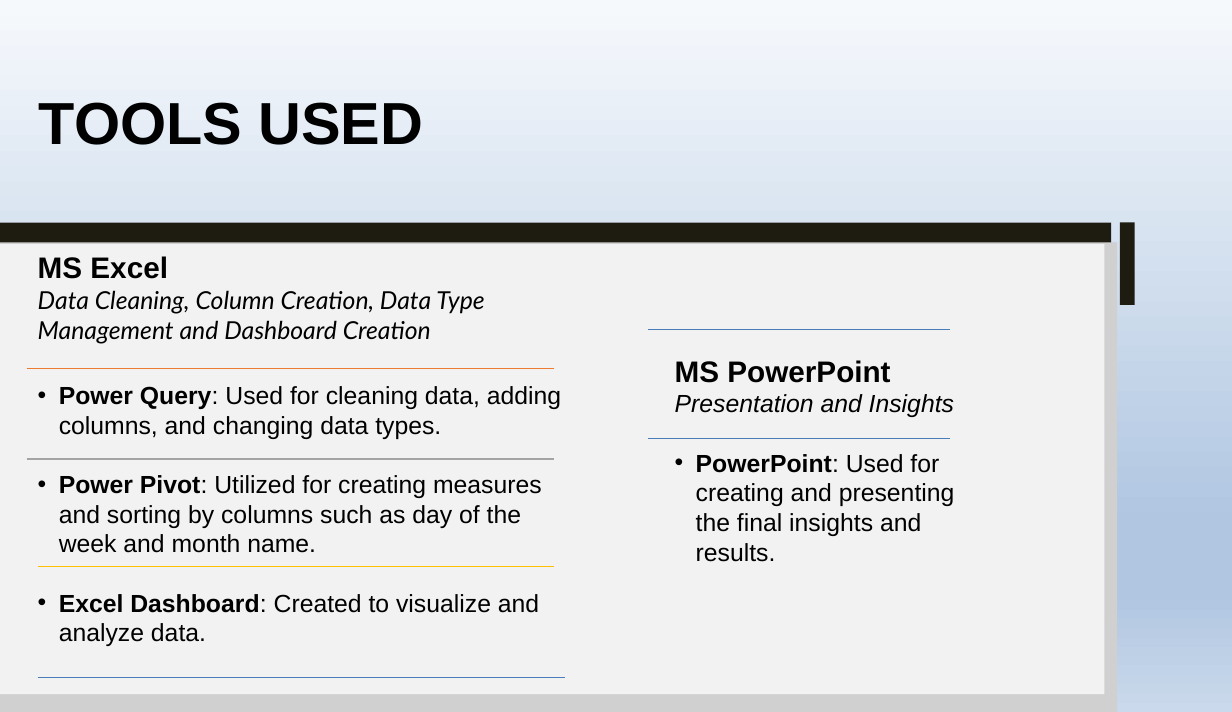
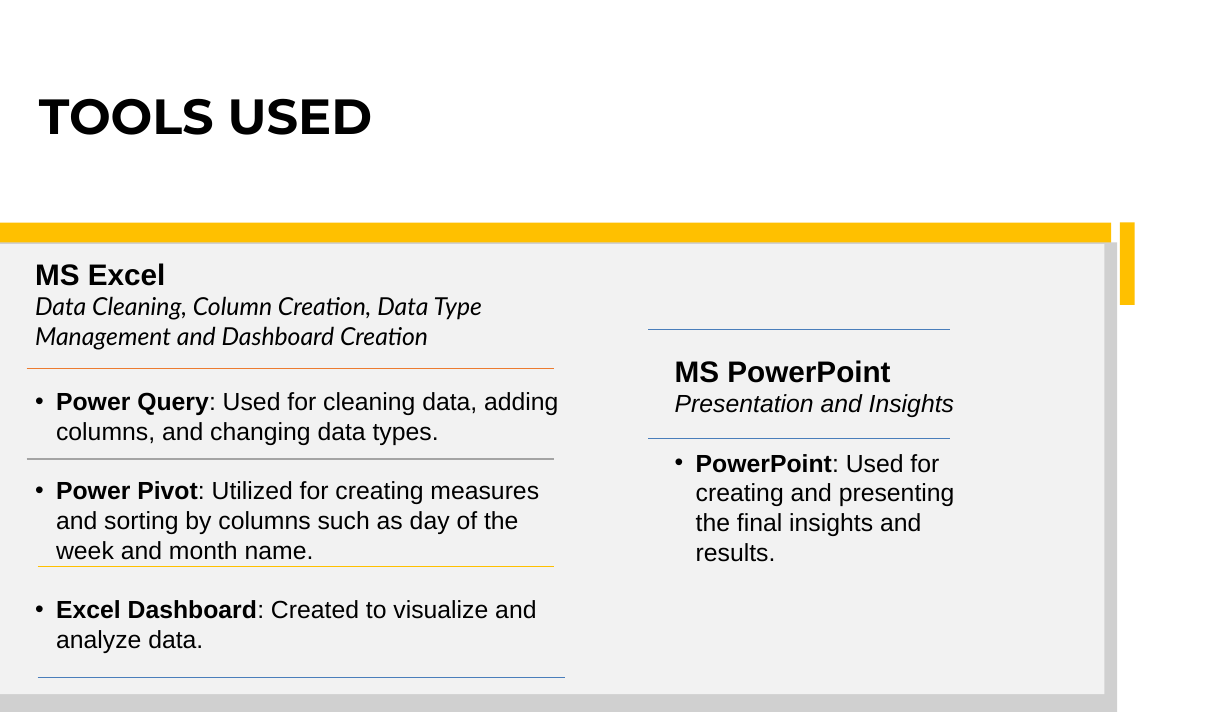
Before and after one commit to jasnoorvirk26/coffee-shop-sales-analysis, a slide deck: slide 6 of Coffee-Shop-Sales-Analysis-Presentation.pptx. Drawn at 1232x712 pixels with LibreOffice and Linux fonts; fonts in the diff are those of the drawing; grey boxes stand for pictures. Boxes give left, top, right and bottom in pixels: in the first picture for what was removed or moved away, otherwise in the second. Text is boxed around its words. In the diff, an @@ line names an element or a change of style, - is before the commit and + after.

```diff
--- a/Coffee-Shop-Sales-Analysis-Presentation.pptx
+++ b/Coffee-Shop-Sales-Analysis-Presentation.pptx
@@ background gradient #F6F9FC to #B0C6E1 to #CAD9EB to #FFFFFF @@
@@ title "TOOLS USED" at (x1=39, y1=98, x2=373, y2=135): size 48 to 40 pt, font Arial to Montserrat @@
@@ freeform shape at (x1=0, y1=223, x2=1112, y2=306): fill #1E1C11 to #FFC000 @@
@@ freeform shape at (x1=1120, y1=223, x2=1135, y2=306): fill #1E1C11 to #FFC000 @@
@@ text "MS Excel Data Cleaning, Column ..." moved from (x1=38, y1=256, x2=561, y2=646) to (x1=35, y1=263, x2=558, y2=653) @@
```
Also in this commit, not shown: 11 other slides changed.
